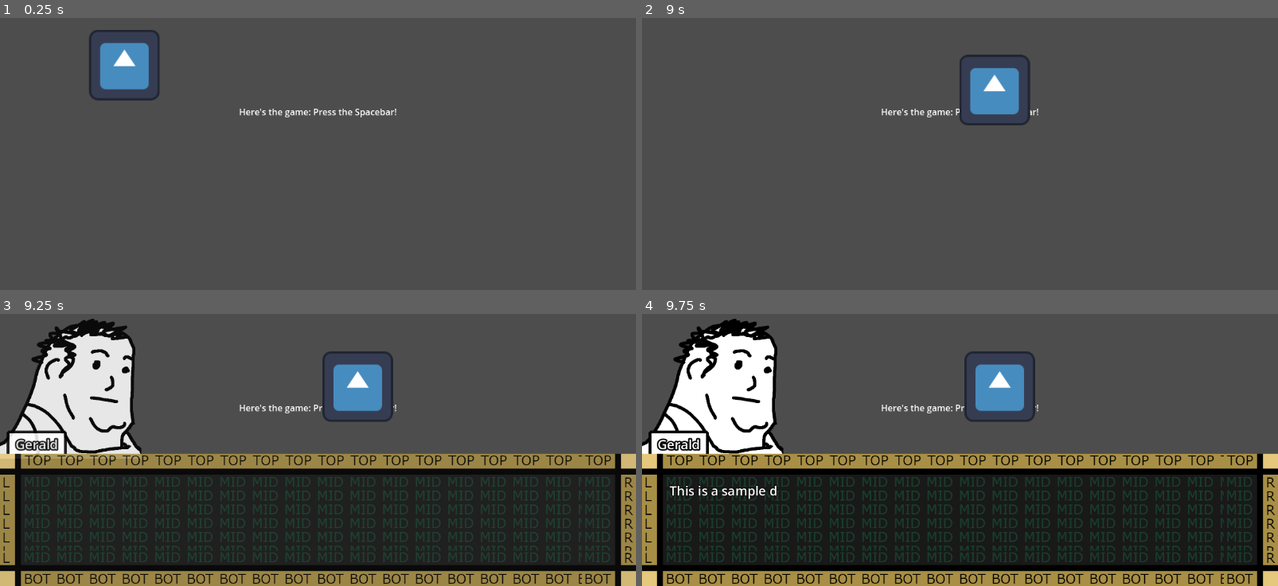
Above: before the commit, frames 1-4 (two rows, left to right).
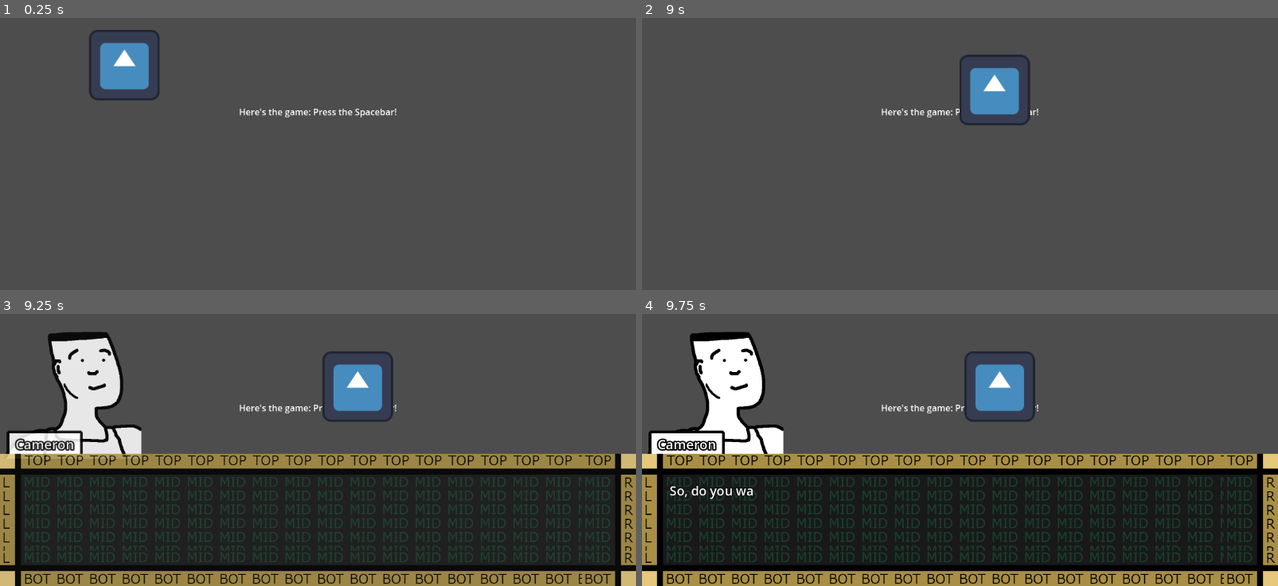
Above: after the commit, the same moments.

Repository: SamBumgardner/godot-4-dialogue-cutscene
Game: Godot game, scene res://Dialogue/SampleGameplay.tscn
Two runs of this game, one before a commit and one after it. Both use one fixed random seed, a clock stepped at 60 frames per second and the inputs below. The project has no main scene, so this scene is started directly. The engine's default icon, where the game draws it, is replaced by a stand-in: a white triangle on a blue panel in a dark square.
Inputs:
- Up to frame 1 (0.25 s): no input
- Up to frame 2 (9 s): tap Space every 0.75 s from 0.5 to 4.25 s; tap Enter (ui_accept) at 0.77, 1.52, 3.02, 3.77, 4.52, 6.02, 6.77, 7.52 s
- Up to frame 3 (9.25 s): tap Enter (ui_accept) at 9.02 s
- Up to frame 4 (9.75 s): no input

Frames 1-2 are identical in both runs. In frame 3, 4.9% of the frame differs, in the area x 0-23%, y 1-54%; in frame 4, 5.2%, in the area x 0-23%, y 1-69%.

Commit message:
add bonus cutscene for humor
This also squashes some minor bug. System as a whole could use some cleanup and character expressions would be a big plus. Still not a bad result!

Diff:
--- a/Dialogue/DialogueCutscene.gd
+++ b/Dialogue/DialogueCutscene.gd
@@ -66,7 +66,7 @@
 			unit.delay_before = 0
 			var last_char =  meta_and_text[i + 1].substr(end_index - 1, 1)
 			if ",.!?".contains(last_char):
-				unit.delay_after = END_OF_SENTENCE_PAUSE
+				unit.delay_after = max(END_OF_SENTENCE_PAUSE, unit.delay_after)
 			units.append(unit)
 			starting_point = end_index
 			sentence_i += 1
--- a/Dialogue/SampleGameplay.gd
+++ b/Dialogue/SampleGameplay.gd
@@ -2,7 +2,8 @@
 
 var cutscenes : Array[DialogueCutsceneData] = [
 	preload("res://Dialogue/data/Cutscene_01.tres"),
-	preload("res://Dialogue/data/Cutscene_02.tres")
+	preload("res://Dialogue/data/Cutscene_02.tres"),
+	preload("res://Dialogue/data/Cutscene_03.tres"),
 ]
 var current_cutscene_i = 0
 
--- /dev/null
+++ b/Dialogue/data/Cutscene_03.tres
@@ -0,0 +1,10 @@
+[gd_resource type="Resource" script_class="DialogueCutsceneData" load_steps=4 format=3 uid="uid://bvogvdvhy4535"]
+
+[ext_resource type="Resource" uid="uid://cod50x8i372ve" path="res://Dialogue/data/DialogueCharacter_Gerald.tres" id="1_uyl1s"]
+[ext_resource type="Resource" uid="uid://cixeuftx5vt2p" path="res://Dialogue/data/DialogueCharacter_Cameron.tres" id="2_nn1d0"]
+[ext_resource type="Script" path="res://Dialogue/DialogueCutsceneData.gd" id="3_gdbq2"]
+
+[resource]
+script = ExtResource("3_gdbq2")
+characters = Array[Resource("res://Dialogue/DialogueCharacter.gd")]([ExtResource("1_uyl1s"), ExtResource("2_nn1d0")])
+dialogue_script = PackedStringArray("Cameron|1.5|So, do you want to talk about anything in particular?\n\nWe\'ve got all of this space to work with, after all.", "Gerald|1|I think I\'d like to talk about boats today.", "Cameron|1.5|Boats, huh? I\'ve never had one before. I hear they can be pretty expensive to maintain.", "Gerald|1,0,2|Yeah, me neither.|.15,0,0,neutral|...", "Cameron|1.5|Wait, that\'s it? Why did you even bring them up in the first place?", "Gerald|1,0,.5|I just wanted to see how long we could keep this conversation |2|AFLOAT!", "Cameron|1.5|Boooooooo!")
